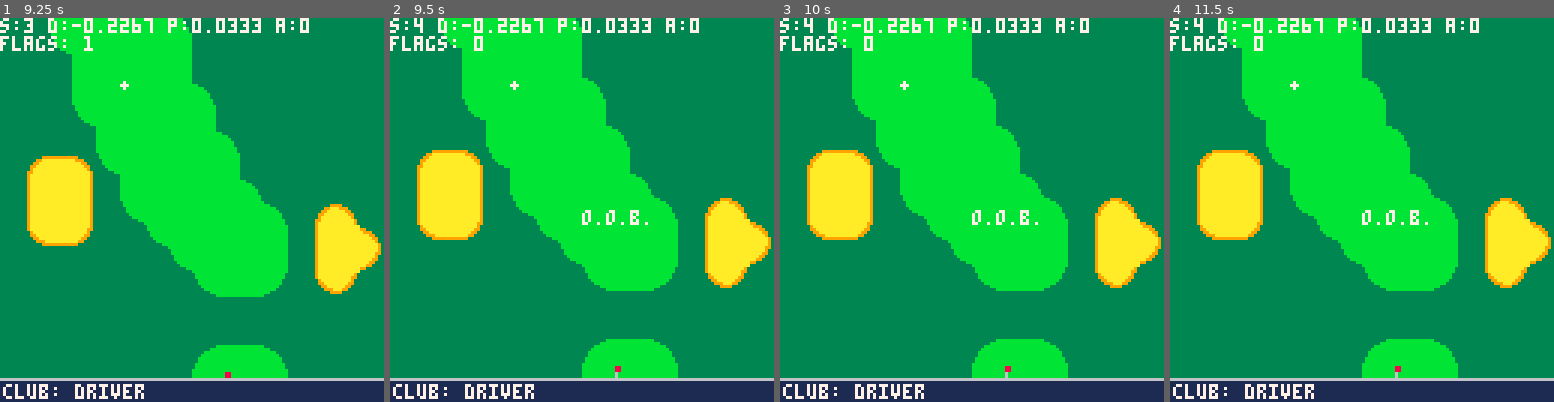
Above: before the commit, frames 1-4 (left to right).
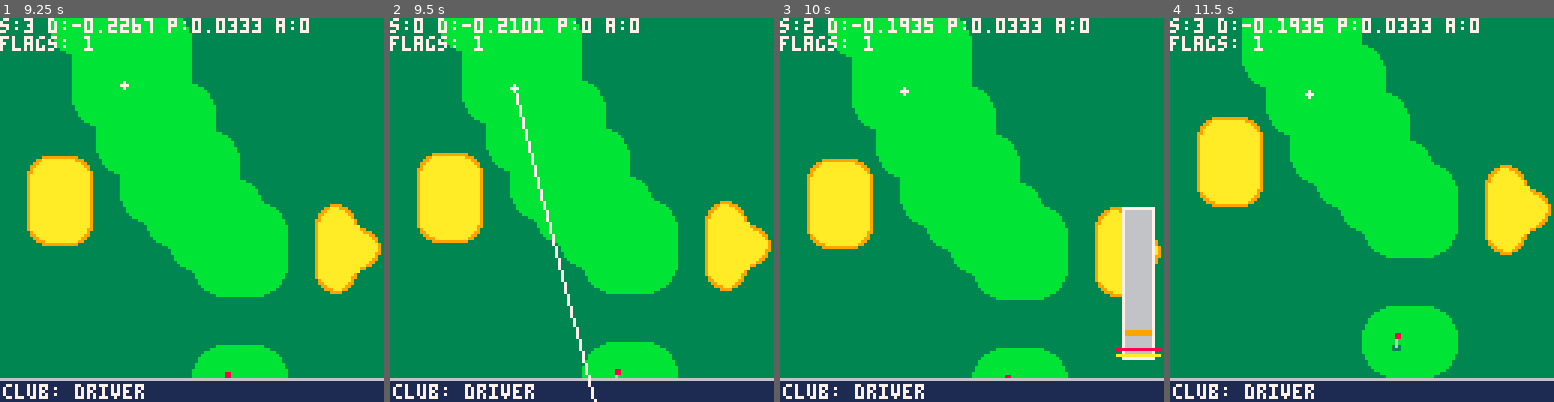
Above: after the commit, the same moments.

Repository: sthilaid/pico-8-carts
Game: PICO-8 cartridge golf.p8
Same seed, same stepped clock (60 frames per second), same inputs: the game is played once before the commit and once after it.
Inputs:
- Up to frame 1 (9.25 s): tap X (X key) at 0.33, 1.07, 1.85, 2.97, 4.08, 5.2, 6.32, 7.43, 8.55 s; tap O (Z key) at 0.7, 1.7, 2.1, 2.5, 2.9, 3.3, 3.7, 4.1, 4.5, 4.9, 5.3, 5.7, 6.1, 6.5, 6.9, 7.3, 7.7, 8.1, 8.5, 8.9 s; hold Right 1.6-2.1 s; hold Up 2.15-2.42 s; hold Right 2.47-3.03 s; hold Left 3.08-3.58 s; hold Down 3.63-3.97 s; hold Right 4.02-4.68 s; hold Up 4.73-5.03 s; hold Left 5.08-5.68 s; hold Down 5.73-6.03 s; hold Right 6.08-6.58 s; hold Right 6.63-7.13 s; hold Up 7.18-7.45 s; hold Right 7.5-8.07 s; hold Left 8.12-8.62 s; hold Down 8.67-9 s; hold Right from 9.05 s (still down)
- Up to frame 2 (9.5 s): keep holding Right; tap O (Z key) at 9.3 s
- Up to frame 3 (10 s): tap X (X key) at 9.67 s; tap O (Z key) at 9.7 s; release Right at 9.72 s; hold Up from 9.77 s (still down)
- Up to frame 4 (11.5 s): release Up at 10.07 s; tap O (Z key) every 0.4 s from 10.1 to 11.3 s; hold Left 10.12-10.72 s; hold Down 10.77-11.07 s; tap X (X key) at 10.78 s; hold Right from 11.12 s (still down)

Frame 1 is identical in both runs. In frame 2, 3.3% of the frame differs, in the area x 6-100%, y 0-100%; in frame 3, 8.4%; in frame 4, 17%, in the area x 6-100%, y 0-94%.

Commit message:
fixed bug in oob calculation

Diff:
--- a/golf.p8
+++ b/golf.p8
@@ -160,7 +160,7 @@
 function get_ball_flags()
    local px,py = g_ball_x * g_course.worldPixelRatio, g_ball_y * g_course.worldPixelRatio
    local mx,my = g_course.x0 + px \ 8, g_course.y0 + py \ 8
-   local isOOB = (mx < g_course.x0) or (mx > g_course.x0+g_course.w) or (my < g_course.y0) or (my > g_course.y0+g_course.w)
+   local isOOB = (mx < g_course.x0) or (mx > g_course.x0+g_course.w) or (my < g_course.y0) or (my > g_course.y0+g_course.h)
    if (isOOB) return 0
    return fget(mget(mx,my))
 end
